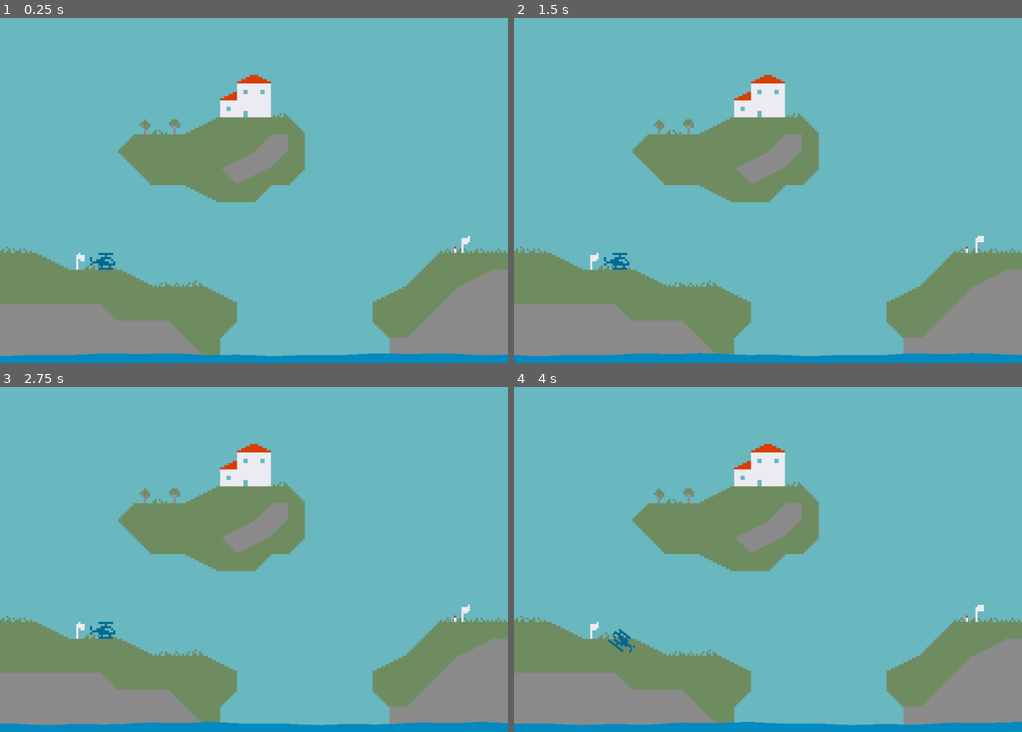
Above: before the commit, frames 1-4 (two rows, left to right).
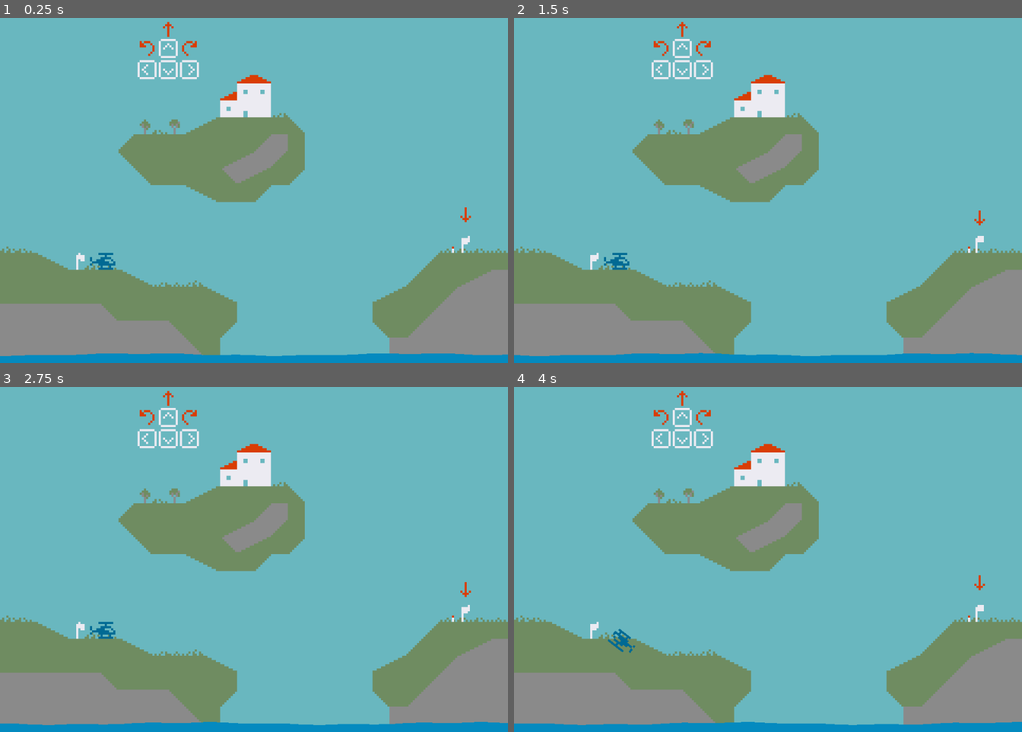
Above: after the commit, the same moments.

Repository: averyhiebert/LD49
Game: Godot game, scene res://levels/Level1.tscn
The game is run twice, just before and just after one commit, with the same random seed, the same clock (stepped at 60 frames per second) and the same inputs.
Inputs:
- Up to frame 1 (0.25 s): no input
- Up to frame 2 (1.5 s): hold Right (ui_right) from 0.53 s (still down); tap Up (ui_up) at 0.77 s
- Up to frame 3 (2.75 s): tap Up (ui_up) at 1.52 s; release Right (ui_right) at 2.03 s; hold Left (ui_left) from 2.03 s (still down)
- Up to frame 4 (4 s): release Left (ui_left) at 2.78 s; hold Right (ui_right) from 2.78 s (still down); tap Up (ui_up) at 3.02, 3.77 s

The runs differ from the first frame. In frame 1, 0.6% of the frame differs, in the area x 27-93%, y 1-69%; in frame 2, 0.6%; in frame 3, 0.6%; in frame 4, 0.6%.

Commit message:
Finish tutorial

Diff:
--- a/LandingArea.gd
+++ b/LandingArea.gd
@@ -2,6 +2,8 @@
 
 export var is_level_exit = false
 export(PackedScene) var target = null
+
+signal on_trigger
 
 var delay = 0.7
 var triggered = false
@@ -18,6 +20,7 @@
 	if is_level_exit:
 		if player.has_passengers:
 			triggered=true
+			emit_signal("on_trigger")
 			# TODO: Exit to next level...
 			print("Level complete")
 			$LevelFinishSound.play()
@@ -30,6 +33,7 @@
 			# For now, just make invisible.
 			n.visible = false
 		triggered=true
+		emit_signal("on_trigger")
 		player.has_passengers=true
 		print("Player now has passengers")
 		$PickupSound.play()
--- a/MainLevelTilemap.tscn
+++ b/MainLevelTilemap.tscn
@@ -432,6 +432,34 @@
 3/shape_one_way_margin = 0.0
 3/shapes = [  ]
 3/z_index = 0
+4/name = "tileset.png 4"
+4/texture = ExtResource( 1 )
+4/tex_offset = Vector2( 0, 0 )
+4/modulate = Color( 1, 1, 1, 1 )
+4/region = Rect2( 256, 192, 128, 128 )
+4/tile_mode = 0
+4/occluder_offset = Vector2( 0, 0 )
+4/navigation_offset = Vector2( 0, 0 )
+4/shape_offset = Vector2( 0, 0 )
+4/shape_transform = Transform2D( 1, 0, 0, 1, 0, 0 )
+4/shape_one_way = false
+4/shape_one_way_margin = 0.0
+4/shapes = [  ]
+4/z_index = 0
+5/name = "tileset.png 5"
+5/texture = ExtResource( 1 )
+5/tex_offset = Vector2( 0, 0 )
+5/modulate = Color( 1, 1, 1, 1 )
+5/region = Rect2( 232, 384, 152, 64 )
+5/tile_mode = 0
+5/occluder_offset = Vector2( 0, 0 )
+5/navigation_offset = Vector2( 0, 0 )
+5/shape_offset = Vector2( 0, 0 )
+5/shape_transform = Transform2D( 1, 0, 0, 1, 0, 0 )
+5/shape_one_way = false
+5/shape_one_way_margin = 0.0
+5/shapes = [  ]
+5/z_index = 0
 
 [node name="MainLevelTilemap" type="TileMap"]
 tile_set = SubResource( 34 )
--- a/levels/Level1.tscn
+++ b/levels/Level1.tscn
@@ -1,10 +1,13 @@
-[gd_scene load_steps=7 format=2]
+[gd_scene load_steps=10 format=2]
 
 [ext_resource path="res://levels/LevelTemplate.tscn" type="PackedScene" id=1]
 [ext_resource path="res://nonplayer_sprites/human.tscn" type="PackedScene" id=2]
 [ext_resource path="res://levels/Level2.tscn" type="PackedScene" id=3]
 [ext_resource path="res://MainLevelTilemap.tscn" type="PackedScene" id=4]
 [ext_resource path="res://shaders/water.shader" type="Shader" id=5]
+[ext_resource path="res://nonplayer_sprites/CosMover.tscn" type="PackedScene" id=6]
+[ext_resource path="res://assets/sprites/tutorial_arrow.png" type="Texture" id=7]
+[ext_resource path="res://nonplayer_sprites/showable.gd" type="Script" id=8]
 
 [sub_resource type="ShaderMaterial" id=1]
 shader = ExtResource( 5 )
@@ -21,7 +24,7 @@
 [node name="LevelTemplate" parent="." instance=ExtResource( 1 )]
 
 [node name="MainLevelTilemap" parent="LevelTemplate" index="1"]
-tile_data = PoolIntArray( -1, 536870912, 131073, -65536, 536 …(902 unchanged characters)… , 131073, 196607, 536870912, 131073, 131102, 0, 131073, 262143, 536870912, 13107 …(7215 unchanged characters)…
+tile_data = PoolIntArray( -1, 536870912, 131073, -65536, 536 …(902 unchanged characters)… , 131073, 196607, 536870912, 131073, 131080, 4, 0, 131102, 0, 131073, 262143, 536870912, 13107 …(7215 unchanged characters)…
 
 [node name="player" parent="LevelTemplate" index="2"]
 position = Vector2( 200, 528 )
@@ -36,14 +39,45 @@
 [node name="FlagPole2" parent="LevelTemplate/Exit" index="3"]
 frame = 0
 
-[node name="PassengerPickup" parent="LevelTemplate" index="4"]
+[node name="TutorialArrow2" type="StaticBody2D" parent="LevelTemplate"]
+visible = false
+position = Vector2( 176, 516 )
+script = ExtResource( 8 )
+
+[node name="tutorial_arrow" type="Sprite" parent="LevelTemplate/TutorialArrow2"]
+position = Vector2( -4, -44 )
+texture = ExtResource( 7 )
+__meta__ = {
+"_edit_lock_": true
+}
+
+[node name="CosMover" parent="LevelTemplate/TutorialArrow2" instance=ExtResource( 6 )]
+y_amp = 8.0
+y_period = 2.0
+
+[node name="PassengerPickup" parent="LevelTemplate" index="5"]
 position = Vector2( 884, 488 )
 
-[node name="human" parent="LevelTemplate/PassengerPickup" index="2" instance=ExtResource( 2 )]
+[node name="TutorialArrow1" type="StaticBody2D" parent="LevelTemplate/PassengerPickup" index="2"]
+__meta__ = {
+"_edit_lock_": true
+}
+
+[node name="tutorial_arrow" type="Sprite" parent="LevelTemplate/PassengerPickup/TutorialArrow1"]
+position = Vector2( -4, -44 )
+texture = ExtResource( 7 )
+__meta__ = {
+"_edit_lock_": true
+}
+
+[node name="CosMover" parent="LevelTemplate/PassengerPickup/TutorialArrow1" instance=ExtResource( 6 )]
+y_amp = 8.0
+y_period = 2.0
+
+[node name="human" parent="LevelTemplate/PassengerPickup" index="3" instance=ExtResource( 2 )]
 position = Vector2( -28, 12 )
-frame = 1
 
-[node name="FlagPole" parent="LevelTemplate/PassengerPickup" index="4"]
+[node name="FlagPole" parent="LevelTemplate/PassengerPickup" index="5"]
 position = Vector2( -4, 8 )
 frame = 4
 
@@ -51,5 +85,6 @@
 material = SubResource( 1 )
 collision_layer = 8
 tile_data = PoolIntArray( 1507327, 0, 393217, 1441792, 0, 393217, 1441793, 0, 393217, 1441794, 0, 393217, 1441795, 0, 3 …(1187 unchanged characters)…
+[connection signal="on_trigger" from="LevelTemplate/PassengerPickup" to="LevelTemplate/TutorialArrow2" method="show"]
 
 [editable path="LevelTemplate"]
--- a/levels/Level2.tscn
+++ b/levels/Level2.tscn
@@ -12,7 +12,7 @@
 tile_data = PoolIntArray( -1, 536870912, 131073, -65536, 536870912, 131073, -65535, 536870912, 131073, -65534, 53687091 …(11691 unchanged characters)…
 
 [node name="player" parent="LevelTemplate" index="2"]
-position = Vector2( 112, 556 )
+position = Vector2( 112, 560 )
 
 [node name="Camera2D" parent="LevelTemplate/player" index="7"]
 limit_right = 1696
@@ -23,6 +23,7 @@
 
 [node name="FlagPole2" parent="LevelTemplate/Exit" index="3"]
 position = Vector2( 4, 8 )
+frame = 2
 
 [node name="PassengerPickup" parent="LevelTemplate" index="4"]
 position = Vector2( 1456, 520 )
@@ -33,6 +34,9 @@
 [node name="human2" parent="LevelTemplate/PassengerPickup" index="3" instance=ExtResource( 3 )]
 position = Vector2( -16, 12 )
 animation = "jumping"
-frame = 1
+frame = 3
+
+[node name="FlagPole" parent="LevelTemplate/PassengerPickup" index="5"]
+frame = 0
 
 [editable path="LevelTemplate"]
--- /dev/null
+++ b/nonplayer_sprites/showable.gd
@@ -0,0 +1,17 @@
+extends StaticBody2D
+
+
+# Declare member variables here. Examples:
+# var a = 2
+# var b = "text"
+
+
+# Called when the node enters the scene tree for the first time.
+func _ready():
+	pass # Replace with function body.
+
+func show():
+	visible = true
+# Called every frame. 'delta' is the elapsed time since the previous frame.
+#func _process(delta):
+#	pass
Binary file changed: assets/sprites/tileset.aseprite
Binary file changed: assets/sprites/tileset.png
Binary file added: assets/sprites/tutorial_arrow.png
Not shown, added: assets/sprites/tutorial_arrow.png.import
Not shown, changed: todo.md
